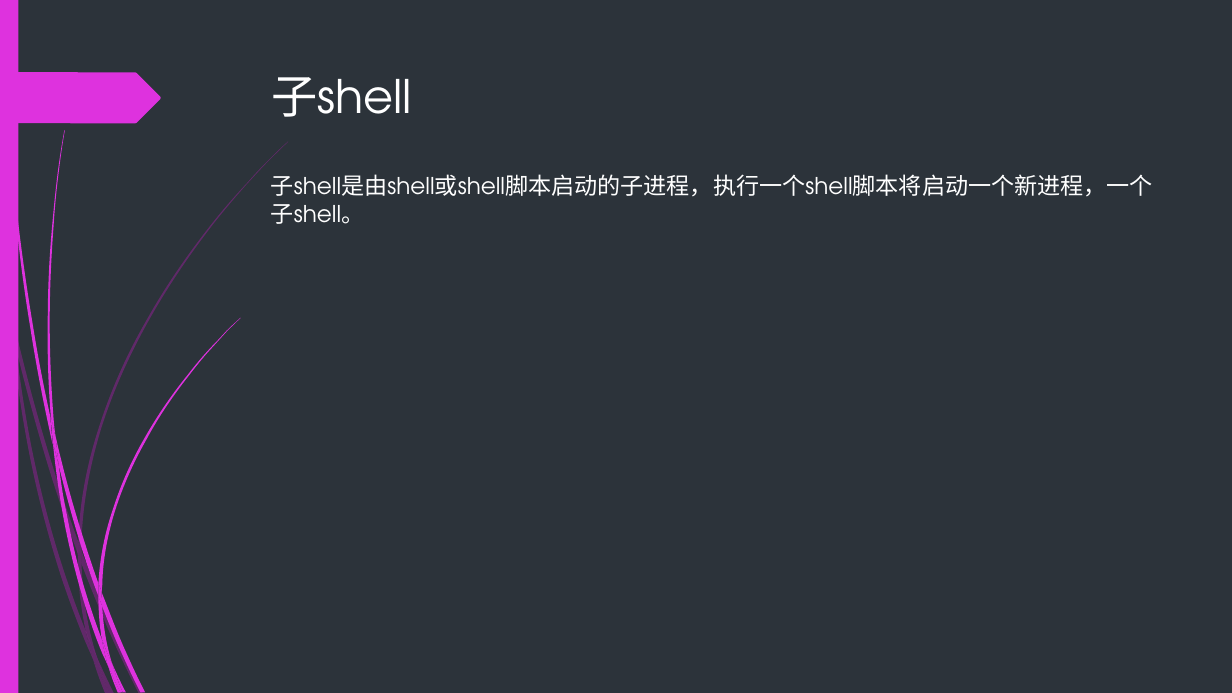
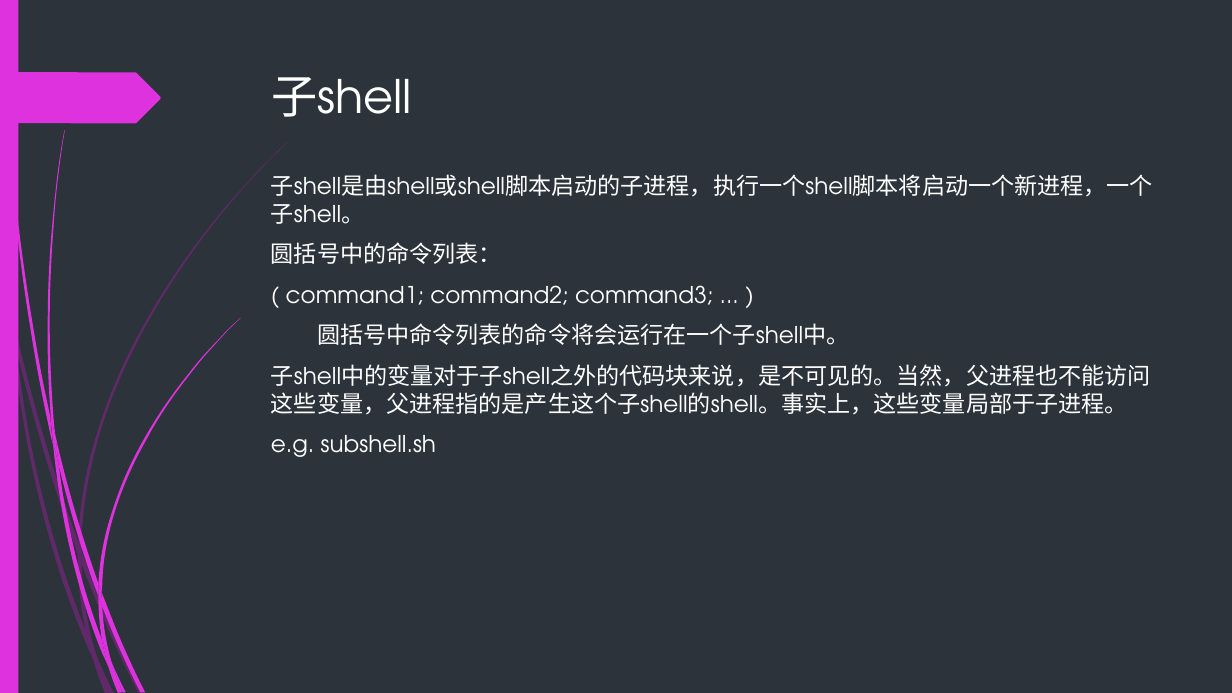
Before and after one commit to backup-ci/abs-train, a slide deck: slide 76 of Bash-scripting-guid.pptx. Drawn at 1232x693 pixels with LibreOffice and Linux fonts; fonts in the diff are those of the drawing. Boxes give left, top, right and bottom in pixels: in the first picture for what was removed or moved away, otherwise in the second. Text is boxed around its words. In the diff, an @@ line names an element or a change of style, - is before the commit and + after.

Commit message:
update slides

```diff
--- a/Bash-scripting-guid.pptx
+++ b/Bash-scripting-guid.pptx
@@ text at [271, 242, 1151, 457]: paragraphs added @@
+圆括号中的命令列表：
+( command1; command2; command3; ... )
+圆括号中命令列表的命令将会运行在一个子shell中。
+子shell中的变量对于子shell之外的代码块来说，是不可见的。当然，父进程也不能访问这些变量，父进程指的是产生这个子shell的shell。事实上，这些变量局部于子进程。
+e.g. subshell.sh
```
Also in this commit, not shown: 1 other file.
